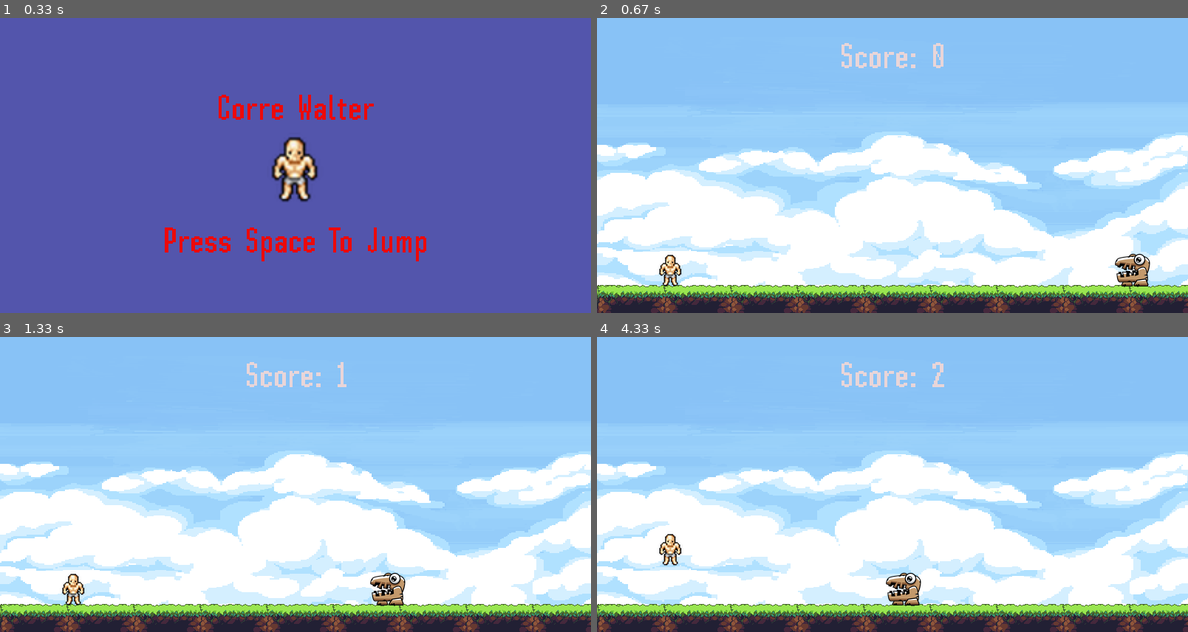
Above: before the commit, frames 1-4 (two rows, left to right).
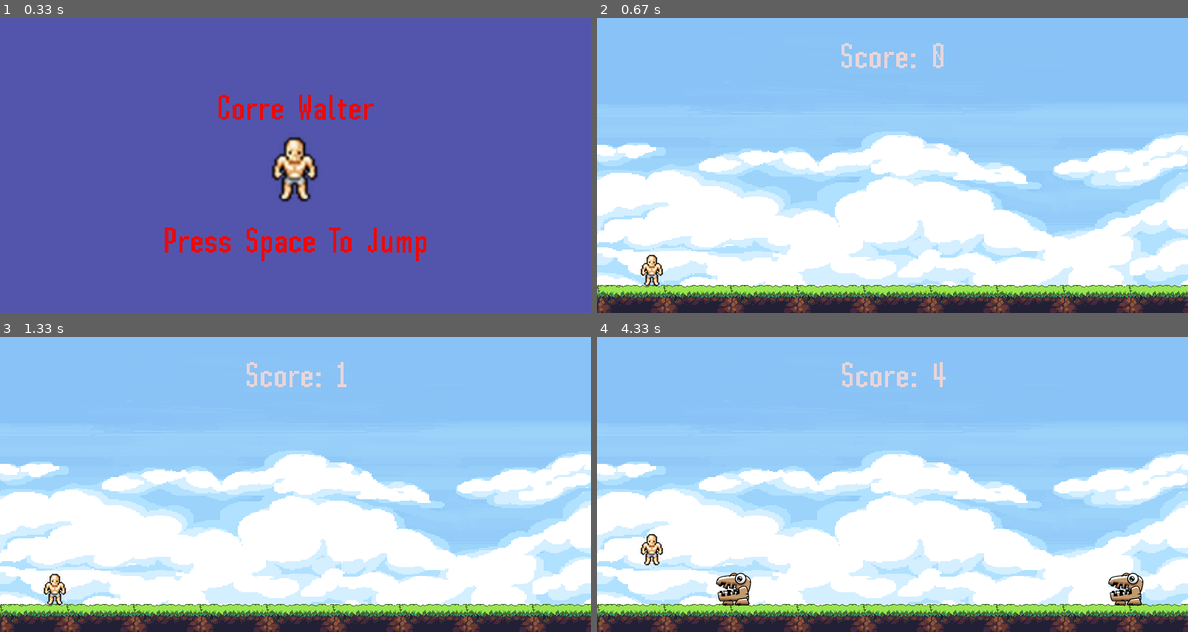
Above: after the commit, the same moments.

Repository: leoazevedo0622/PyGame
Game: pygame game, started from code.py
Two runs of this game, one before a commit and one after it. Both use one fixed random seed, a clock stepped at 60 frames per second and the inputs below.
Inputs:
- Up to frame 1 (0.33 s): no input
- Up to frame 2 (0.67 s): tap Space at 0.33 s
- Up to frame 3 (1.33 s): tap Space at 0.67, 1.07 s
- Up to frame 4 (4.33 s): tap Space at 1.37, 1.9, 2.2, 2.97, 3.73, 4.13 s

Frame 1 is identical in both runs. In frame 2, 1.0% of the frame differs, in the area x 7-94%, y 79-91%; in frame 3, 1.0%; in frame 4, 2.3%, in the area x 7-93%, y 8-91%.

Commit message:
New Enemy + Spawn Logic

Diff:
--- a/code.py
+++ b/code.py
@@ -1,3 +1,4 @@
+from random import randint
 from sys import exit
 
 import pygame
@@ -10,6 +11,31 @@
     score_rect = score_surface.get_rect(center=(400, 50))
     screen.blit(score_surface, score_rect)
     return current_time
+
+
+def enemy_movement(enemy_list):
+    if enemy_list:
+        for enemy_rect in enemy_list:
+            enemy_rect.x -= 5
+
+            if enemy_rect.bottom == 364:
+                screen.blit(first_character, enemy_rect)
+            else:
+                screen.blit(enemy2_character, enemy_rect)
+
+        enemy_list = [enemy for enemy in enemy_list if enemy.x > -100]
+
+        return enemy_list
+    else:
+        return []
+
+
+def collisions(player, enemies):
+    if enemies:
+        for enemy_rect in enemies:
+            if player.colliderect(enemy_rect):
+                return False
+    return True
 
 
 pygame.init()
@@ -32,13 +58,19 @@
 
 tileGrass1 = pygame.image.load('graphics/platforms/grass1.png').convert()
 
+
 first_character = pygame.image.load(
     'graphics/characters/enemy_1.png').convert_alpha()
-first_char_rect = first_character.get_rect(topleft=(350, 314))
+enemy2_character = pygame.image.load(
+    'graphics/characters/enemy_2.png').convert_alpha()
+
+
+enemy_rect_list = []
+
 
 main_character = pygame.image.load(
     'graphics/characters/tile000.png').convert_alpha()
-main_rect = main_character.get_rect(bottomleft=(75, 364))
+main_rect = main_character.get_rect(midbottom=(75, 364))
 
 menu_player = pygame.image.load(
     'graphics/characters/tile000.png').convert_alpha()
@@ -47,8 +79,9 @@
 
 player_grav = 0
 
-# main_title = test_font.render('Corre Walter!', False, '#E9D5D8')
-#title_rect = main_title.get_rect(center=(400, 50))
+# Timer
+obstacle_timer = pygame.USEREVENT + 1
+pygame.time.set_timer(obstacle_timer, 1500)
 
 while True:
     for event in pygame.event.get():
@@ -71,8 +104,15 @@
             if event.type == pygame.KEYDOWN:
                 if event.key == pygame.K_SPACE:
                     game_active = True
-                    first_char_rect.left = 800
                     start_time = int(pygame.time.get_ticks()/1000)
+
+        if event.type == obstacle_timer and game_active:
+            if (randint(0, 2)):
+                enemy_rect_list.append(first_character.get_rect(
+                    bottomleft=(randint(900, 1100), 364)))
+            else:
+                enemy_rect_list.append(enemy2_character.get_rect(
+                    bottomleft=(randint(900, 1100), 290)))
 
     if game_active:
 
@@ -92,27 +132,32 @@
         # pygame.draw.rect(screen, '#52ABE6', title_rect, 10)
         # screen.blit(main_title, (title_rect))
 
-        first_char_rect.left -= 5
-        if first_char_rect.right <= 0:
-            first_char_rect.left = 800
-        screen.blit(first_character, (first_char_rect))
+        # first_char_rect.left -= 5
+        # if first_char_rect.right <= 0:
+        # first_char_rect.left = 800
+        # screen.blit(first_character, (first_char_rect))
 
         # Player
         player_grav += 1
         main_rect.y += player_grav
         if main_rect.bottom >= 365:
             main_rect.bottom = 365
+
         screen.blit(main_character, (main_rect))
 
+        enemy_rect_list = enemy_movement(enemy_rect_list)
+
         # Collision with Enemy
-        if first_char_rect.colliderect(main_rect):
-            game_active = False
+        game_active = collisions(main_rect, enemy_rect_list)
 
         score = display_score()
 
     else:
         screen.fill('#5355ac')
         screen.blit(menu_player, (menu_player_rect))
+        enemy_rect_list.clear()
+        main_rect.midbottom = (75, 364)
+        player_grav = 0
 
         your_score = test_font.render(f'Your Score: {score}', False, '#ec0909')
         your_score_rect = your_score.get_rect(center=(400, 300))
Binary file added: graphics/characters/enemy_2.png
